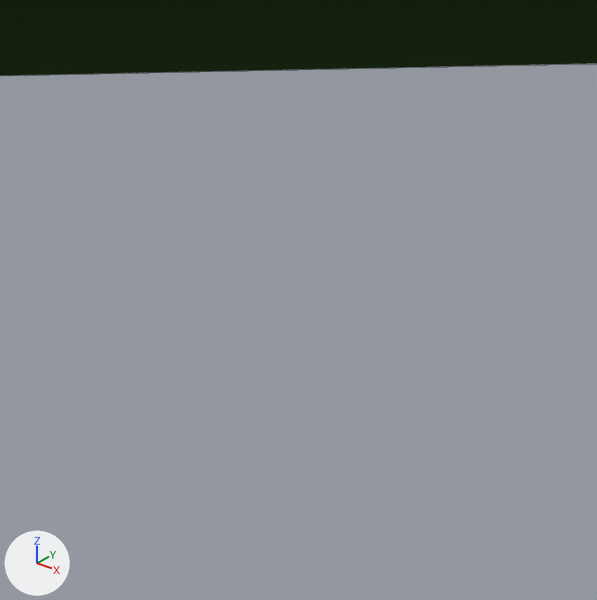
The Blender file Blends/environment.blend as it was, and as the next commit left it.
Camera for both pictures: a camera (50 mm lens) standing at (0.393, -0.645, 0.514) and looking at (-0.038, -0.107, 0.18). The lights are fixed; the arrows at lower left show +X, +Y and +Z. The picture after the commit comes second. Mesh edges are drawn as thin lines. Everything nearer to the camera than a plane just in front of the edit is cut away.

Names of what the first picture shows: 'PineMesh01'.
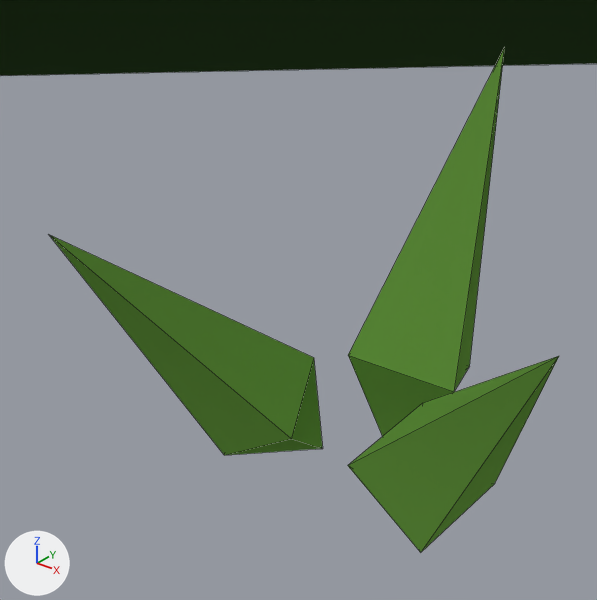
Patch to the scene script:
```diff
--- a/Blends/environment.blend.py
+++ b/Blends/environment.blend.py
@@ mat_grass @@
+mat_grass = principled_material('Grass')
+mat_grass.base_color = (0.17, 0.411, 0.0651)  # green #73ac48
+mat_grass.roughness = 1.0
+mat_grass.specular_ior_level = 0.0
@@ ob_grass_01 @@
+ob_grass_01 = bpy.data.objects.new('Grass_01', me_roundcube.copy())  # the mesh of ob_grass_01
+ob_grass_01.location = (0.0, 0.0, 0.0)
```

Boxes (x1, y1, x2, y2) around the edits, measured in the pictures (597 x 600 px):
'Grass_01', added (green)
    after: (50, 47, 559, 552)
